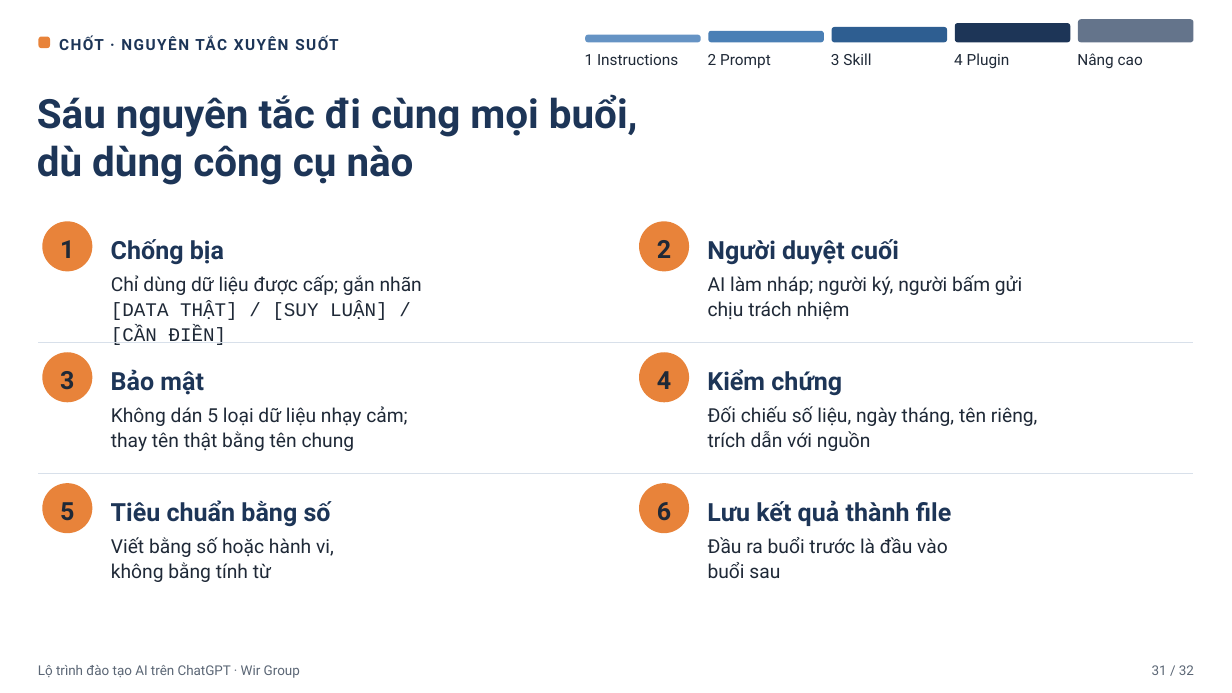
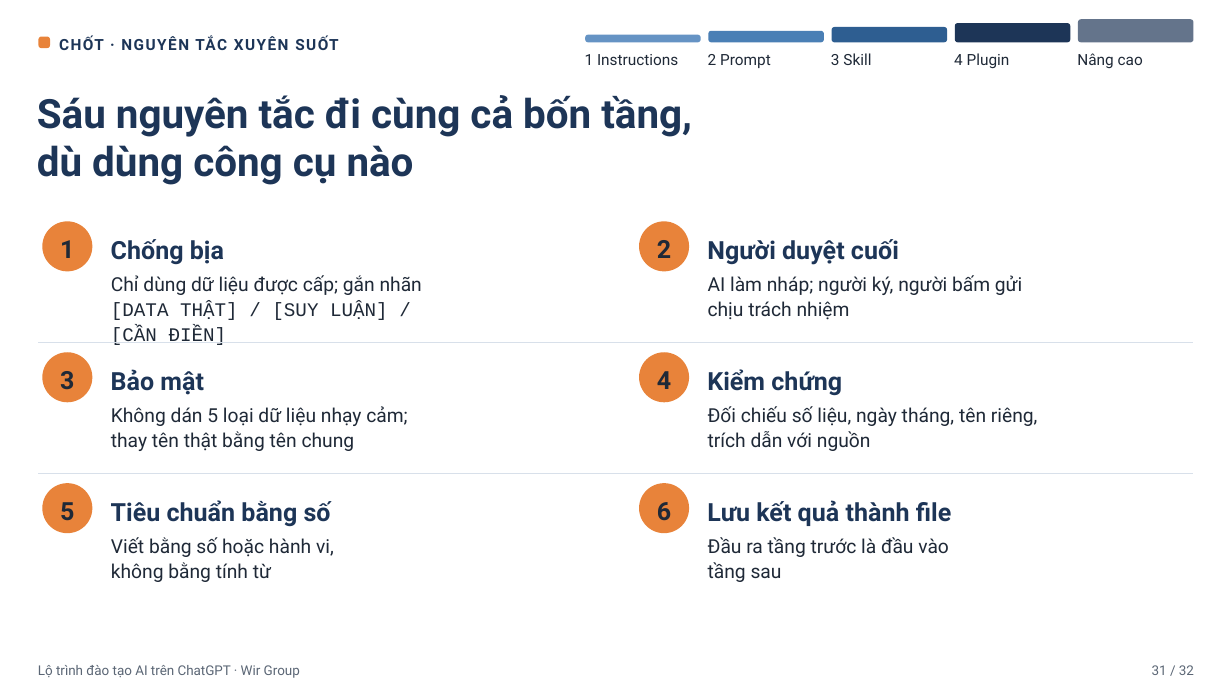
Before and after one commit to zFinnz/WirAi, a slide deck: slide 31 of slides/Lo-trinh-dao-tao-AI-ChatGPT-Wir-Group.pptx. Drawn at 1232x693 pixels with LibreOffice and Linux fonts; fonts in the diff are those of the drawing. Boxes give left, top, right and bottom in pixels: in the first picture for what was removed or moved away, otherwise in the second. Text is boxed around its words. In the diff, an @@ line names an element or a change of style, - is before the commit and + after.

```diff
--- a/slides/Lo-trinh-dao-tao-AI-ChatGPT-Wir-Group.pptx
+++ b/slides/Lo-trinh-dao-tao-AI-ChatGPT-Wir-Group.pptx
@@ text at (x1=37, y1=95, x2=692, y2=185): text changed @@
-Sáu nguyên tắc đi cùng mọi buổi,
-dù dùng công cụ nào
+Sáu nguyên tắc đi cùng cả bốn tầng,
+dù dùng công cụ nào
@@ text at (x1=708, y1=537, x2=949, y2=582): text changed @@
-Đầu ra buổi trước là đầu vào
-buổi sau
+Đầu ra tầng trước là đầu vào
+tầng sau
```
Also in this commit, not shown: 1 other slide changed, 3 other files.
